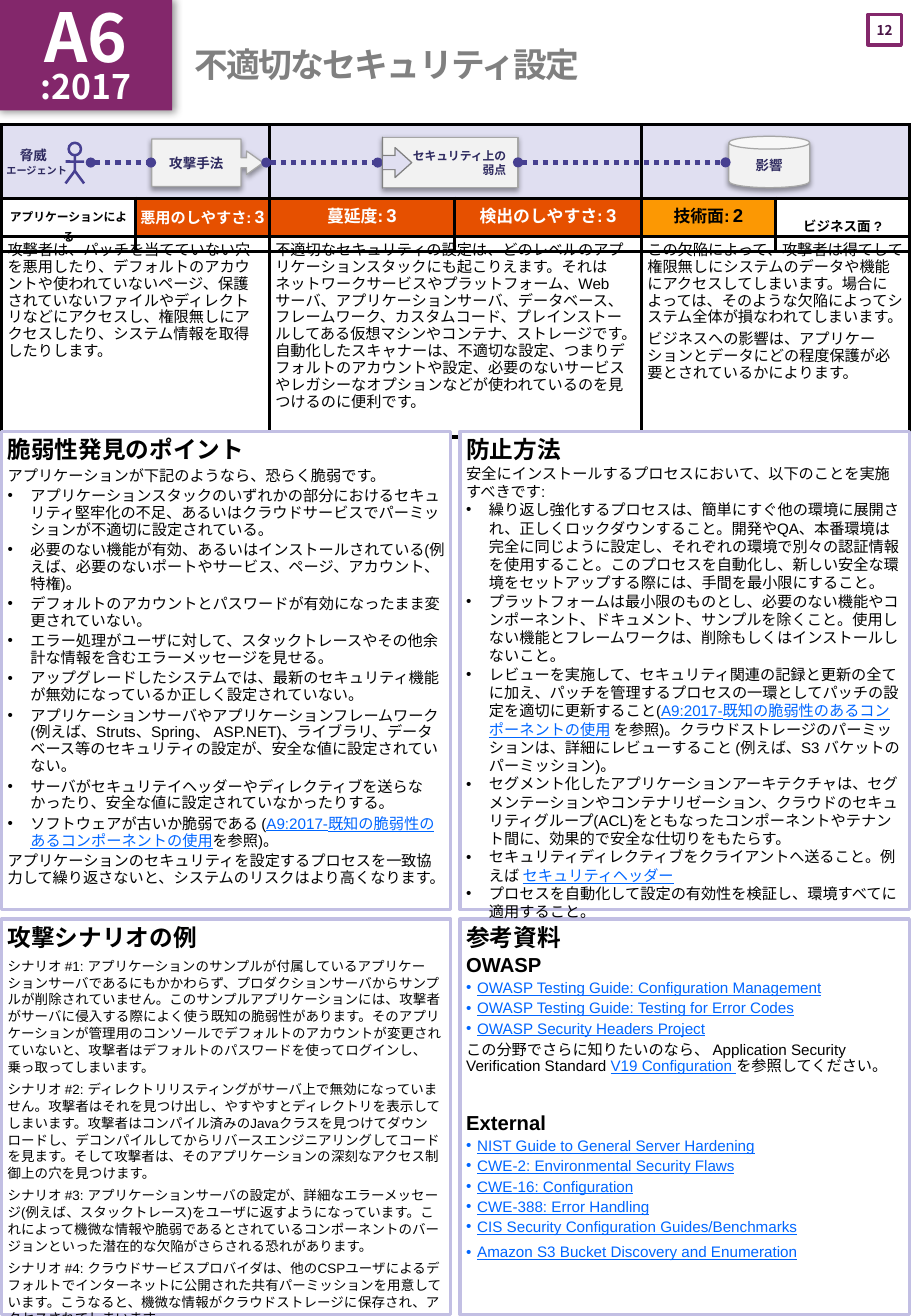
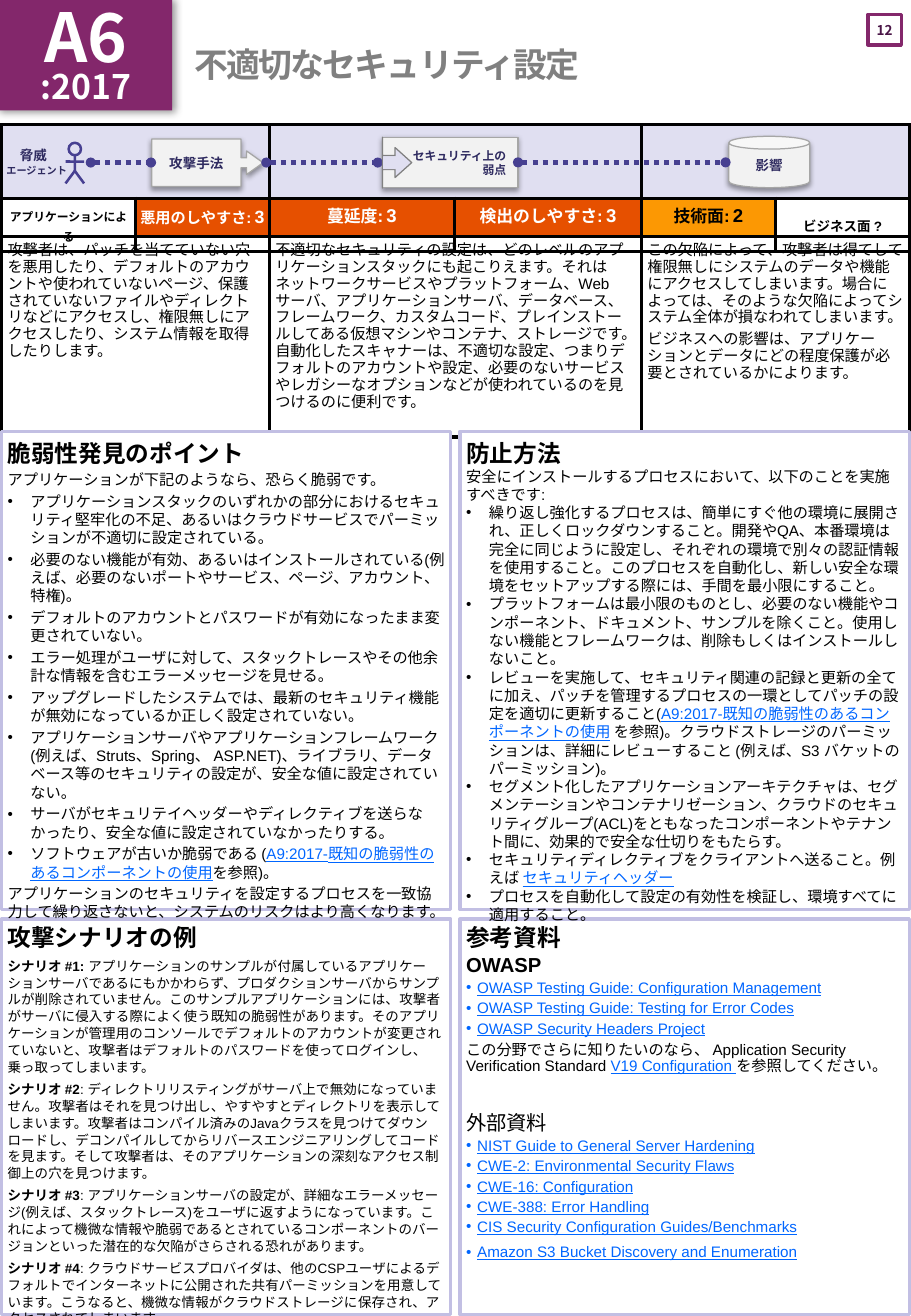
Before and after one commit to OWASP/Top10, a slide deck: slide 13 of 2017/ja/OWASP Top 10-2017(ja).pptx. Drawn at 911x1316 pixels with LibreOffice and Linux fonts; fonts in the diff are those of the drawing. Boxes give left, top, right and bottom in pixels: in the first picture for what was removed or moved away, otherwise in the second. Text is boxed around its words. In the diff, an @@ line names an element or a change of style, - is before the commit and + after.

Commit message:
ページごとに読み合わせをした版
これで公開できるかな！？

```diff
--- a/2017/ja/OWASP Top 10-2017(ja).pptx
+++ b/2017/ja/OWASP Top 10-2017(ja).pptx
@@ text "脆弱性発見のポイント" at box(8, 441, 445, 919): line spacing 0.9 to 1; line spacing 10pt to 1 @@
@@ text at box(466, 441, 561, 464): line spacing 0.9 to 1 @@
@@ text at box(8, 959, 442, 1308): bold on in "シナリオ #1:", "シナリオ #2:", "シナリオ #3:", "シナリオ #4:" @@
@@ text at box(466, 1113, 547, 1132): text changed; bold off @@
-External
+外部資料
```
Also in this commit, not shown: 18 other slides changed, 1 other file.
